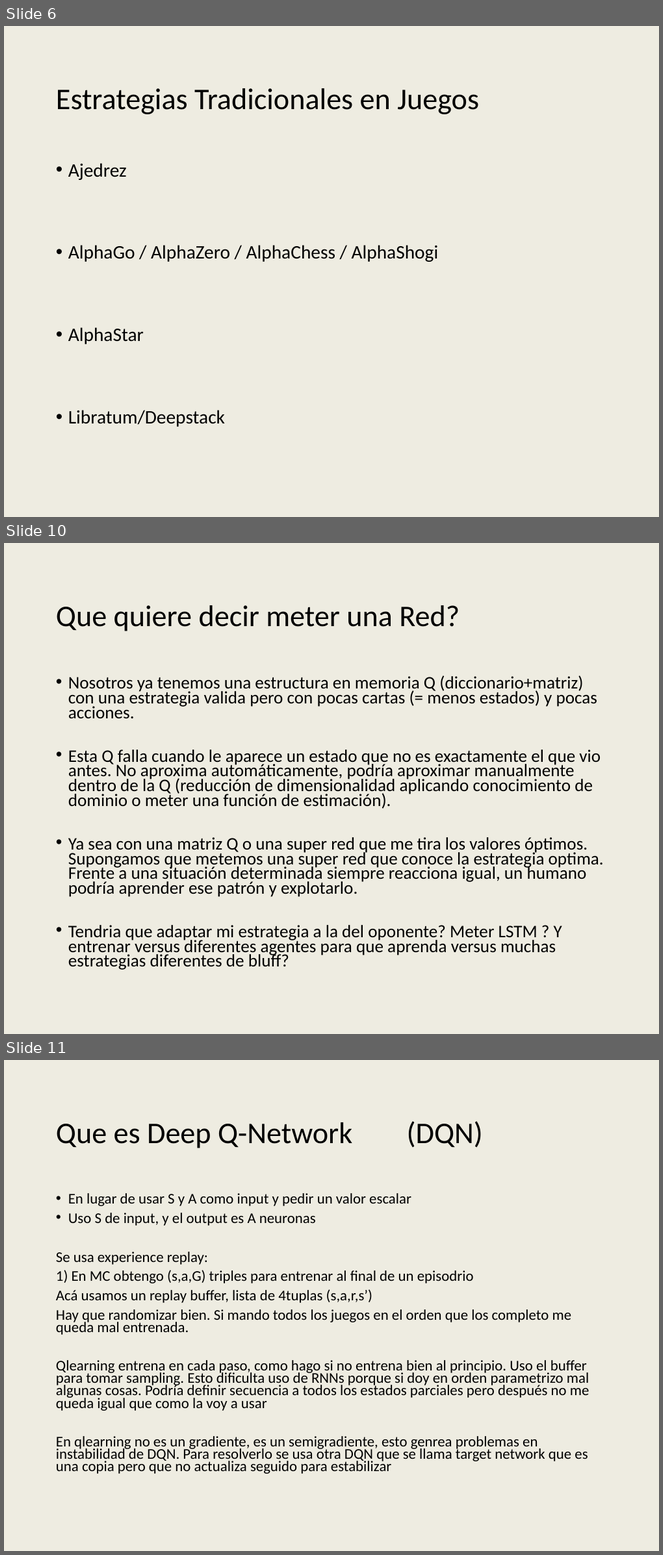
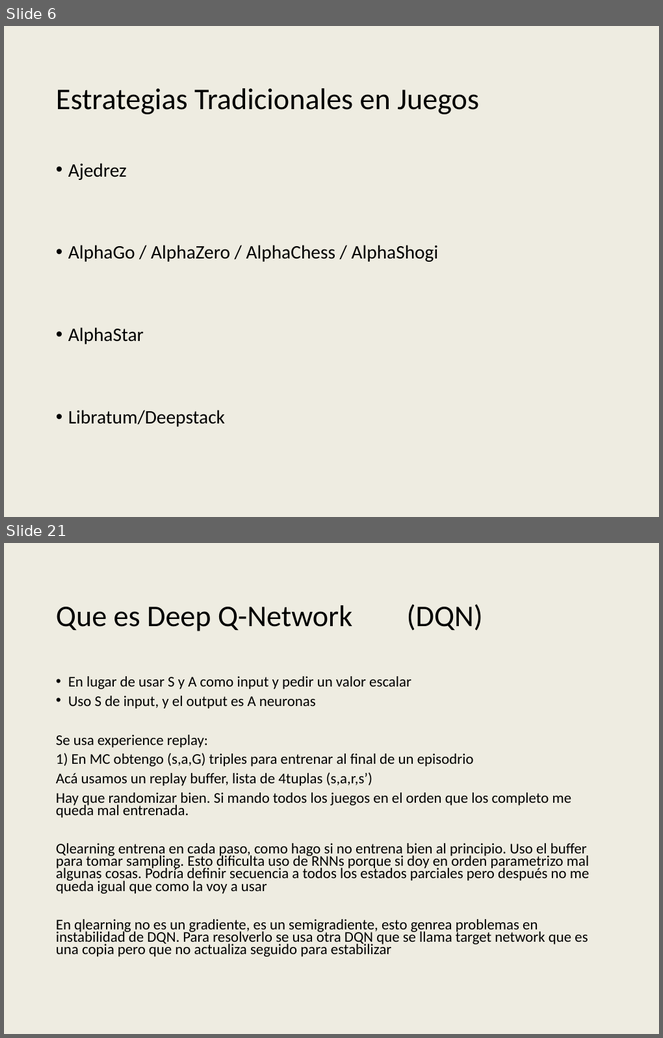
Before and after one commit to AbrojoROU/Truco_DQN, a slide deck: Proyecto IA Digital House v4.pptx. Shown one above the other, each under a label of ours: slides 6, 10 and 11 before the commit, slides 6 and 21 after it; the slides between them are not shown. The pictures are 663x1555 and 663x1038 pixels, drawn with LibreOffice and Linux fonts; fonts in the diff are those of the drawing; background and template pictures are left out. Boxes give left, top, right and bottom in pixels: in the first picture for what was removed or moved away, otherwise in the second. Text is boxed around its words. In the diff, an @@ line names an element or a change of style, - is before the commit and + after.

```diff
--- a/Proyecto IA Digital House v4.pptx
+++ b/Proyecto IA Digital House v4.pptx
@@ slide 10 removed at [4,543,659,1034], background #EEECE1 @@
@@ title removed at [56,605,460,631] @@
-Que quiere decir meter una Red?
@@ text removed at [68,676,604,970] @@
-• Nosotros ya tenemos una estructura en memoria Q (diccionario+matriz) con una estrategia valida pero con pocas cartas (= menos estados) y pocas acciones.
-• Esta Q falla cuando le aparece un estado que no es exactamente el que vio antes. No aproxima automáticamente, podría aproximar manualmente dentro de la Q (reducción de dimensionalidad aplicando conocimiento de dominio o meter una función de estimación).
-• Ya sea con una matriz Q o una super red que me tira los valores óptimos. Supongamos que metemos una super red que conoce la estrategia optima. Frente a una situación determinada siempre reacciona igual, un humano podría aprender ese patrón y explotarlo.
-• Tendria que adaptar mi estrategia a la del oponente? Meter LSTM ? Y entrenar versus diferentes agentes para que aprenda versus muchas estrategias diferentes de bluff?
@@ what was slide 11 is now slide 21 @@
```
Also in this commit, not shown: 7 slides changed, 9 slides added, 2 other slides removed.
